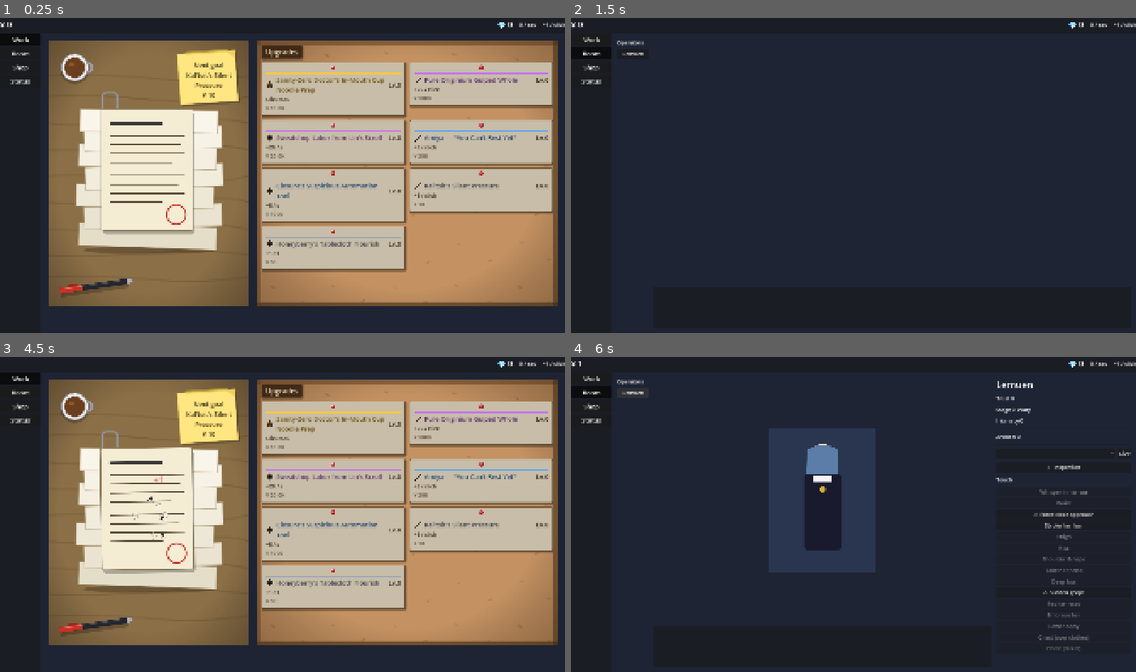
Above: before the commit, frames 1-4 (two rows, left to right).
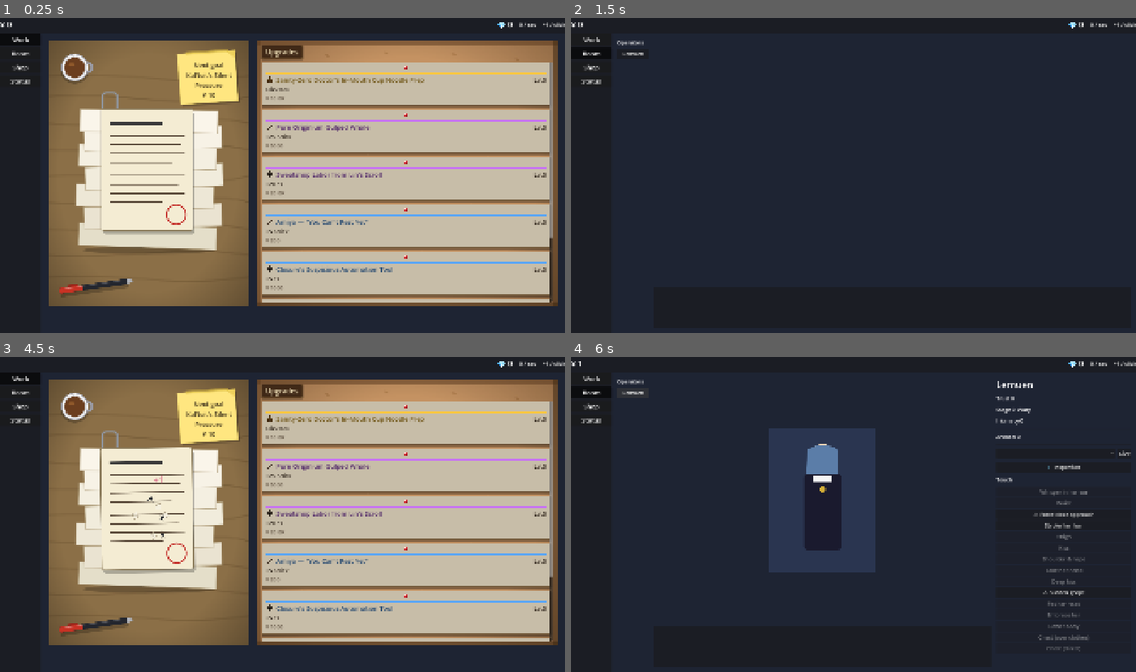
Above: after the commit, the same moments.

Repository: bakamarudasi/clickergame_demo
Game: Godot game, scene res://scenes/main.tscn
Same seed, same stepped clock (60 frames per second), same inputs: the game is played once before the commit and once after it.
Inputs (mouse positions are in pixels of both pictures, inside the frame that each line leads up to):
- Up to frame 1 (0.25 s): no input
- Up to frame 2 (1.5 s): click "Work" at 0.5 s; click "Room" at 1.25 s
- Up to frame 3 (4.5 s): click "Shop" at 2 s; click "Status" at 2.75 s; click "Work" at 3.5 s; click (146, 508) at 4.25 s
- Up to frame 4 (6 s): click "Room" at 5 s; click "Lemuen" at 5.75 s

The runs differ from the first frame. In frame 1, 19% of the frame differs, in the area x 46-98%, y 14-91%; in frame 2, nothing differs; in frame 3, 19%; in frame 4, nothing differs.

Commit message:
Work tab: switch upgrade list to single column
Expanding a card in the 2-column grid left the opposite cell empty,
producing an awkward gap. Reflow as a single column so each card uses
the full width and expansion no longer leaves a hole next to it.

Diff:
--- a/scenes/ui/work_tab.tscn
+++ b/scenes/ui/work_tab.tscn
@@ -249,6 +249,6 @@
 unique_name_in_owner = true
 layout_mode = 2
 size_flags_horizontal = 3
-columns = 2
+columns = 1
 theme_override_constants/h_separation = 16
-theme_override_constants/v_separation = 16
+theme_override_constants/v_separation = 14
